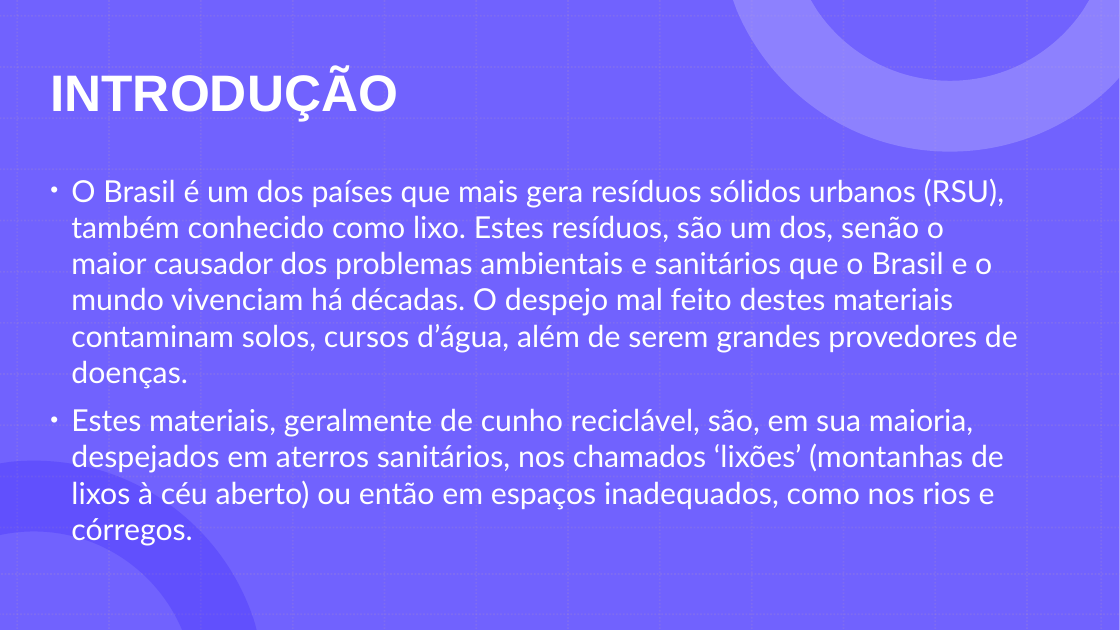
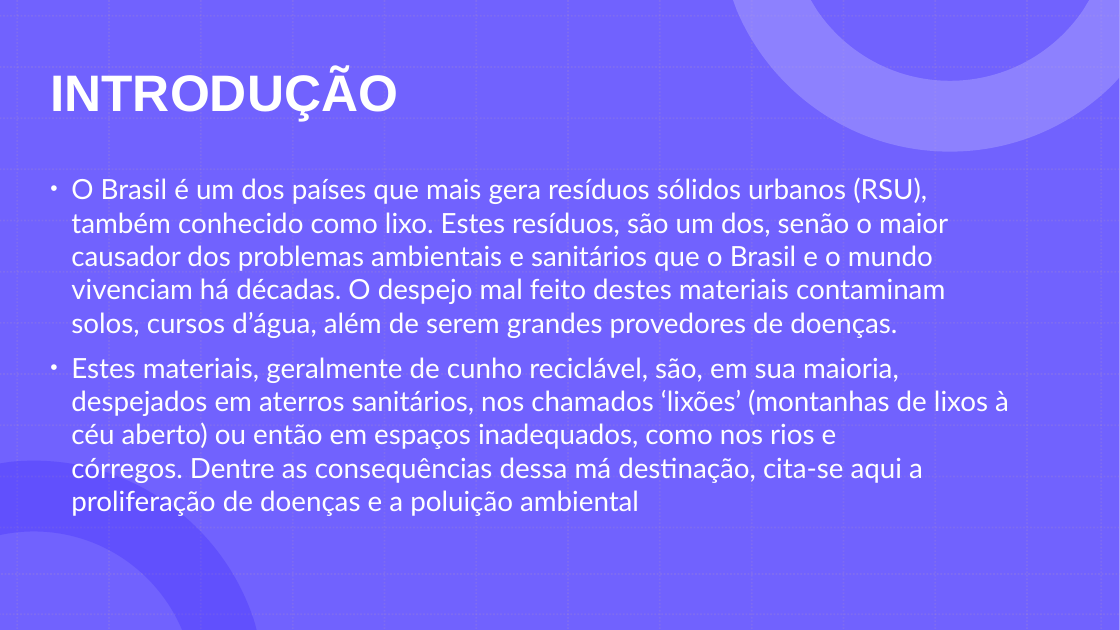
Before and after one commit to GabrielDSS0/ETEC-Coisas-Escolares, a slide deck: slide 4 of 1 etim ds 2022/EAMT/Trabalho Acadêmico/Relatório (a importância dos ecopontos)/A importância da separação dos recicláveis 3/Ecopontos - EAMT.pptx. Drawn at 1120x630 pixels with LibreOffice and Linux fonts; fonts in the diff are those of the drawing. Boxes give left, top, right and bottom in pixels: in the first picture for what was removed or moved away, otherwise in the second. Text is boxed around its words. In the diff, an @@ line names an element or a change of style, - is before the commit and + after.

```diff
--- a/1 etim ds 2022/EAMT/Trabalho Acadêmico/Relatório (a importância dos ecopontos)/A importância da separação dos recicláveis 3/Ecopontos - EAMT.pptx
+++ b/1 etim ds 2022/EAMT/Trabalho Acadêmico/Relatório (a importância dos ecopontos)/A importância da separação dos recicláveis 3/Ecopontos - EAMT.pptx
@@ text at [71,177,948,338]: size 25.9 to 23.8 pt in "O Brasil é um dos países que ..." @@
@@ text at [71,357,1009,516]: text changed; size 25.9 to 23.8 pt @@
-• Estes materiais, geralmente de cunho reciclável, são, em sua maioria, despejados em aterros sanitários, nos chamados ‘lixões’ (montanhas de lixos à céu aberto) ou então em espaços inadequados, como nos rios e córregos.
+• Estes materiais, geralmente de cunho reciclável, são, em sua maioria, despejados em aterros sanitários, nos chamados ‘lixões’ (montanhas de lixos à céu aberto) ou então em espaços inadequados, como nos rios e córregos. Dentre as consequências dessa má destinação, cita-se aqui a proliferação de doenças e a poluição ambiental
```
Also in this commit, not shown: 2 other slides changed, 2 slides removed, 4 other files.
